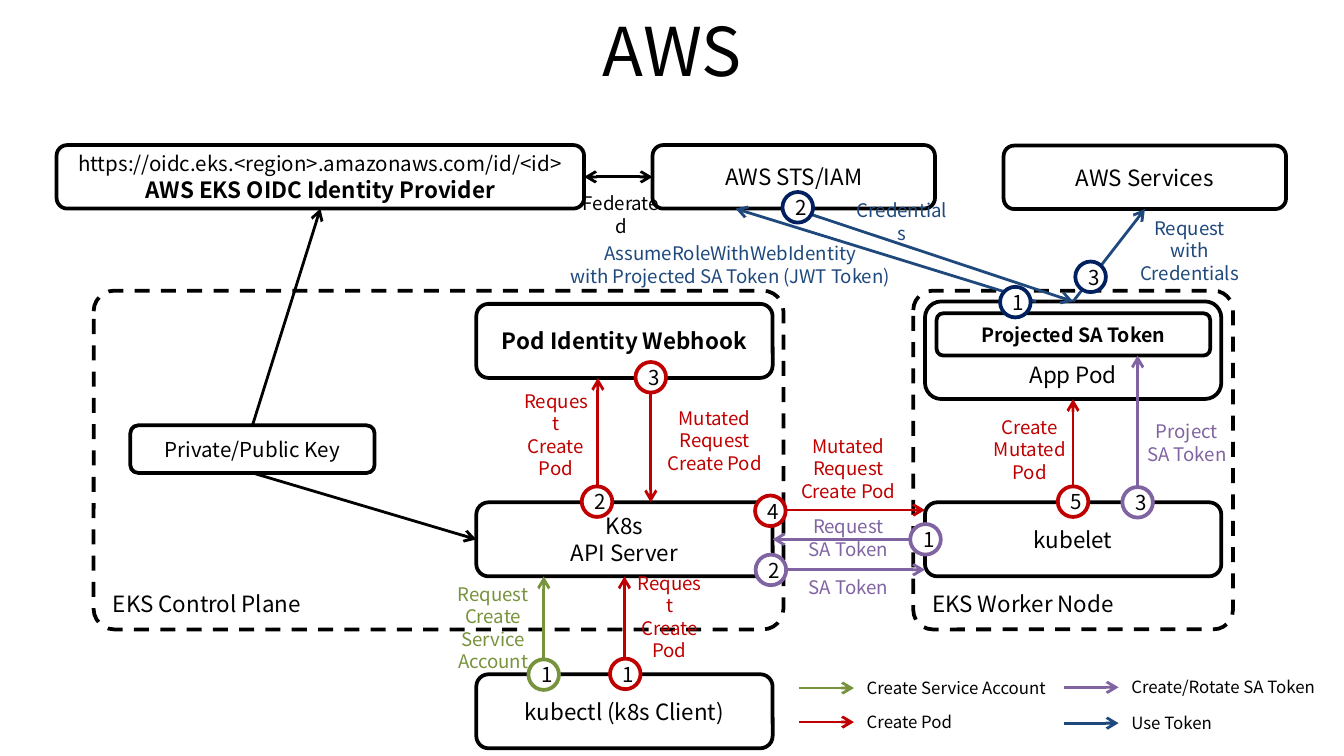
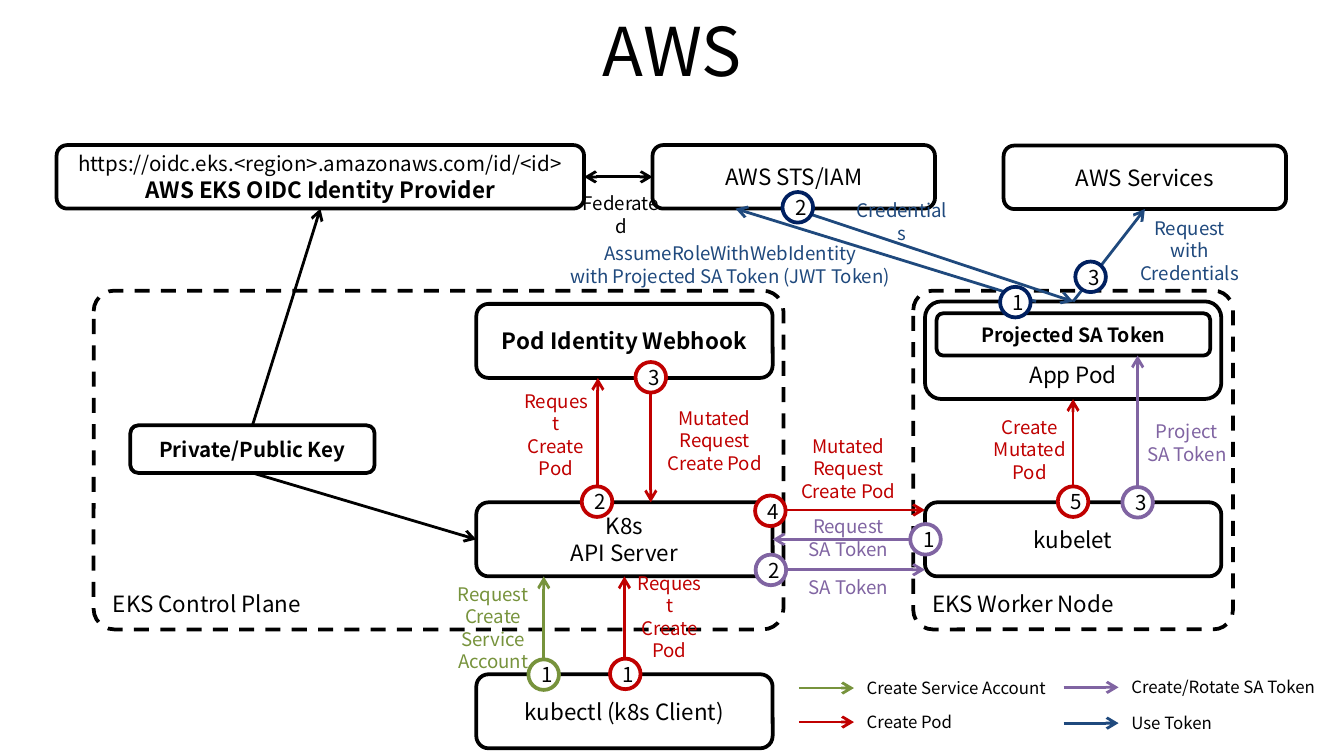
Before and after one commit to ssup2/blog-old, a slide deck: slide 1 of images/theory_analysis/AWS_EKS_Service_Account_IAM_Role/AWS_EKS_Service_Account_IAM_Role.pptx. Drawn at 1344x756 pixels with LibreOffice and Linux fonts; fonts in the diff are those of the drawing. Boxes give left, top, right and bottom in pixels: in the first picture for what was removed or moved away, otherwise in the second. Text is boxed around its words. In the diff, an @@ line names an element or a change of style, - is before the commit and + after.

```diff
--- a/images/theory_analysis/AWS_EKS_Service_Account_IAM_Role/AWS_EKS_Service_Account_IAM_Role.pptx
+++ b/images/theory_analysis/AWS_EKS_Service_Account_IAM_Role/AWS_EKS_Service_Account_IAM_Role.pptx
@@ rounded rectangle "Private/Public Key" at box(130, 426, 375, 473): bold on @@
```
Also in this commit, not shown: 1 other file.
